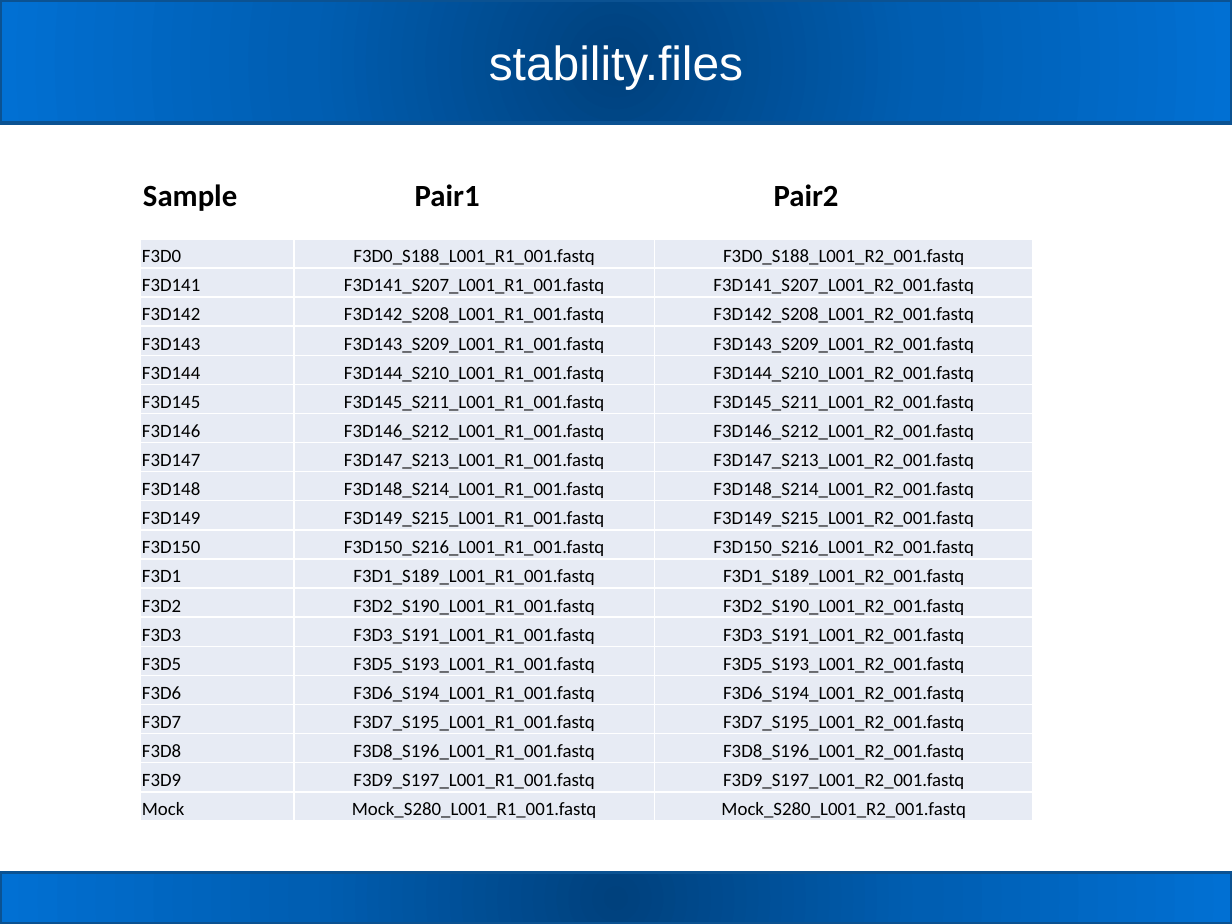
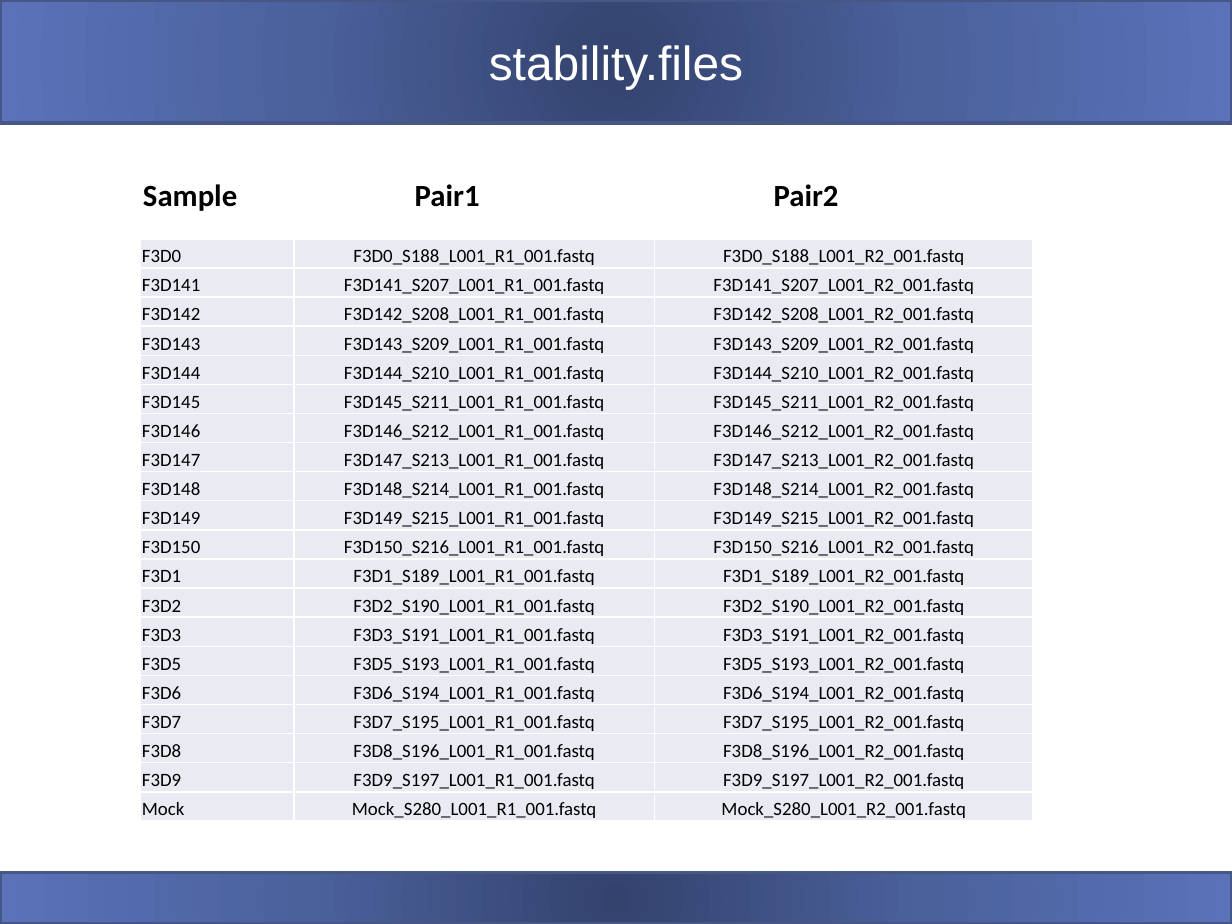
Before and after one commit to carden24/BCREGMEGD_Microbiome_sequencing_workshop_2020, a slide deck: slide 36 of Mothur_phyloseq_tutorial.pptx (slide 18 before the commit). Drawn at 1232x924 pixels with LibreOffice and Linux fonts; fonts in the diff are those of the drawing. Boxes give left, top, right and bottom in pixels: in the first picture for what was removed or moved away, otherwise in the second. Text is boxed around its words. In the diff, an @@ line names an element or a change of style, - is before the commit and + after.

```diff
--- a/Mothur_phyloseq_tutorial.pptx
+++ b/Mothur_phyloseq_tutorial.pptx
@@ rectangle at <box>0,0,1232,123</box>: fill gradient #01427D to #015EB2 to #0170D4 to gradient #35446E to #4C619D to #5A73BA; outline #0B5292 2 pt to #475785 2 pt @@
@@ rectangle at <box>0,872,1232,924</box>: fill gradient #01427D to #015EB2 to #0170D4 to gradient #35446E to #4C619D to #5A73BA; outline #0B5292 2 pt to #475785 2 pt @@
```
Also in this commit, not shown: 22 other slides changed, 27 slides added, 1 slide removed.
